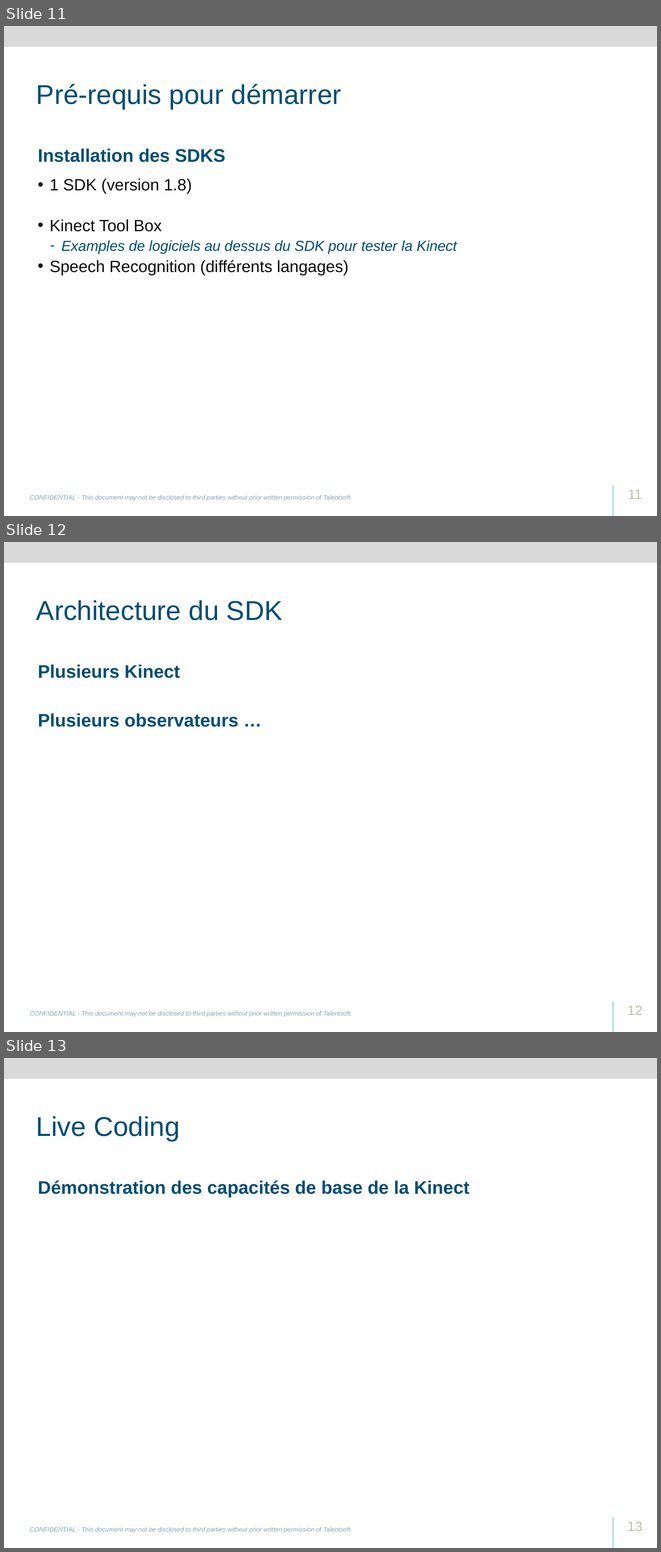
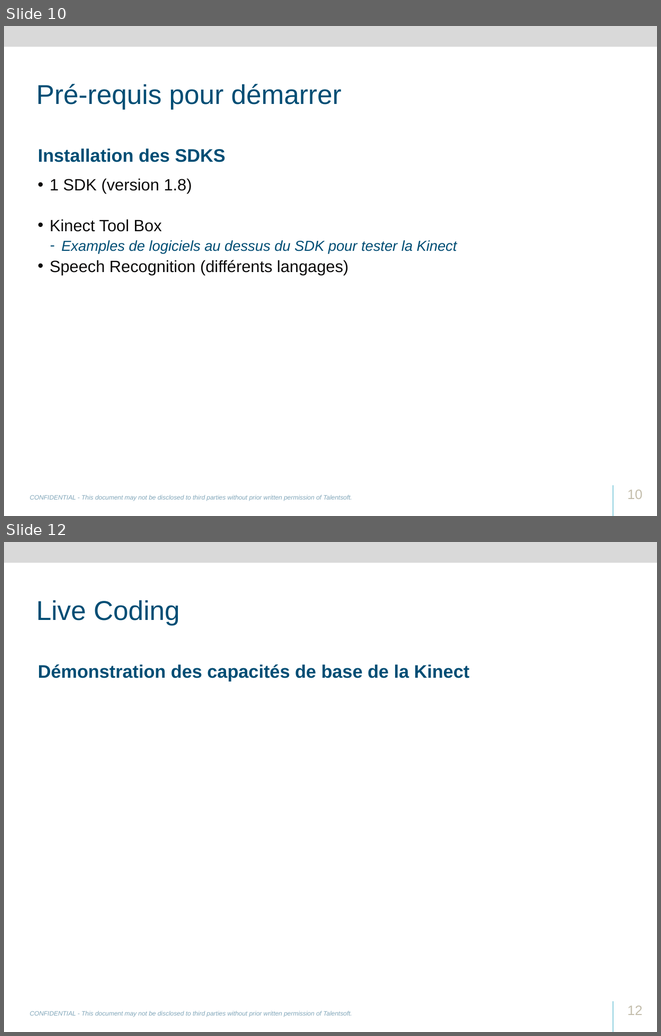
Before and after one commit to svanacker/cen-info-kinect, a slide deck: Talentsoft-RD-Academy-Kinect.pptx. Shown one above the other, each under a label of ours: slides 11, 12 and 13 before the commit, slides 10 and 12 after it; the slides between them are not shown. The pictures are 661x1552 and 661x1036 pixels, drawn with LibreOffice and Linux fonts; fonts in the diff are those of the drawing; background and template pictures are left out. Boxes give left, top, right and bottom in pixels: in the first picture for what was removed or moved away, otherwise in the second. Text is boxed around its words. In the diff, an @@ line names an element or a change of style, - is before the commit and + after.

```diff
--- a/Talentsoft-RD-Academy-Kinect.pptx
+++ b/Talentsoft-RD-Academy-Kinect.pptx
@@ slide 12 removed at bbox=[4, 542, 657, 1032], background #FFFFFF; not listed: 3 template elements that a slide beside it also shows @@
@@ title removed at bbox=[36, 600, 282, 620] @@
-Architecture du SDK
@@ text removed at bbox=[38, 664, 238, 727] @@
-• Plusieurs Kinect
-• Plusieurs observateurs …
@@ page number removed at bbox=[627, 1005, 643, 1015] @@
-12
@@ what was slide 11 is now slide 10 @@
@@ page number at bbox=[627, 489, 643, 499]: text changed @@
-11
+10
@@ what was slide 13 is now slide 12 @@
@@ page number at bbox=[627, 1005, 643, 1015]: text changed @@
-13
+12
```
Also in this commit, not shown: 4 slides changed, 1 slide added, 1 other slide removed, 4 other files.
